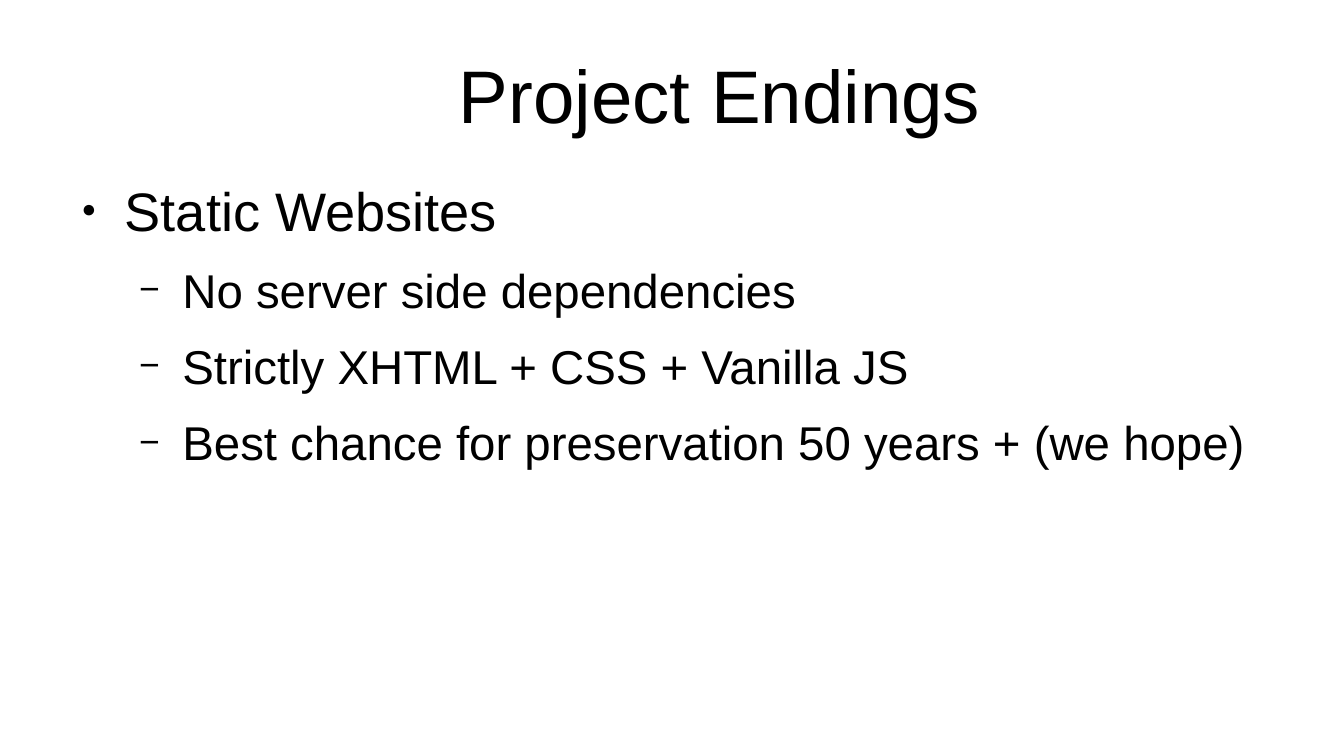
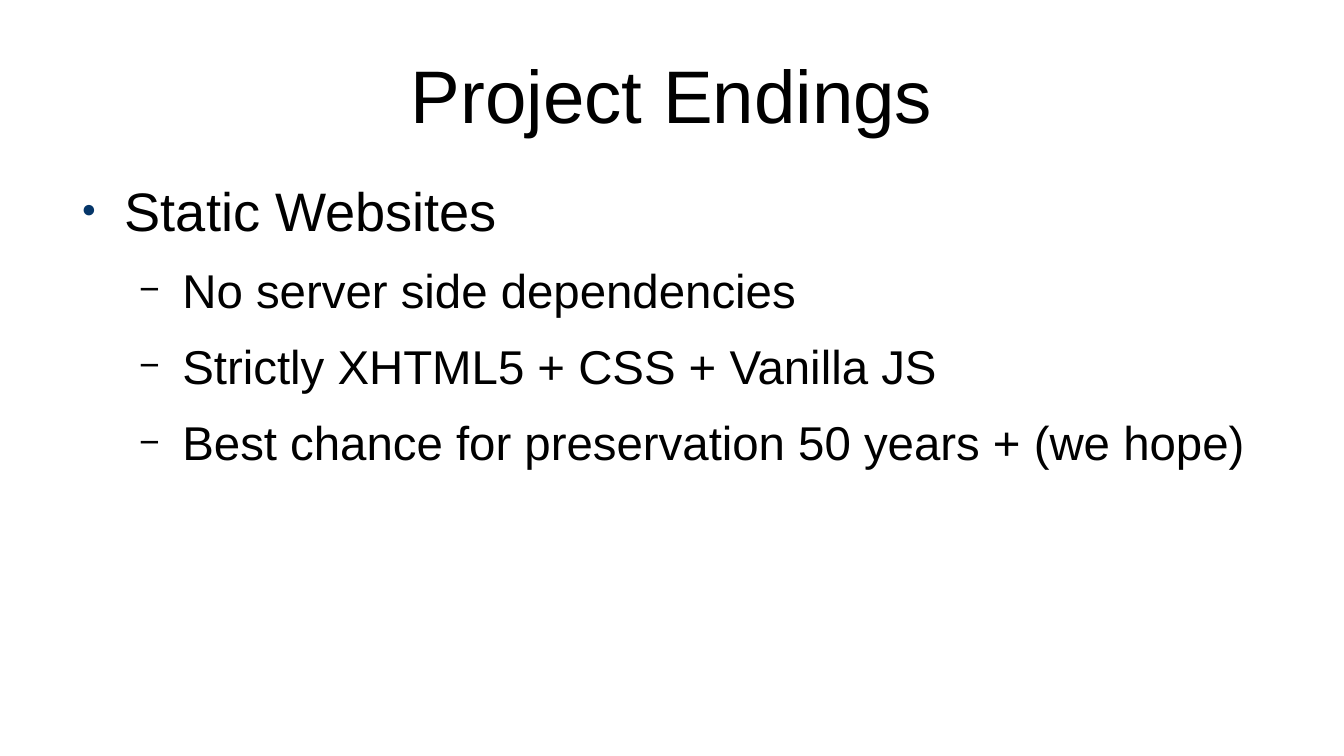
Before and after one commit to projectEndings/Endings, a slide deck: slide 3 of presentations/ubc2020/nineProjects.odp (slide 2 before the commit). Drawn at 1344x756 pixels with LibreOffice and Linux fonts; fonts in the diff are those of the drawing. Boxes give left, top, right and bottom in pixels: in the first picture for what was removed or moved away, otherwise in the second. Text is boxed around its words. In the diff, an @@ line names an element or a change of style, - is before the commit and + after.

```diff
--- a/presentations/ubc2020/nineProjects.odp
+++ b/presentations/ubc2020/nineProjects.odp
@@ title "Project Endings": place and size @@
-title "Project Endings" at (459, 69, 980, 137)
+title "Project Endings" at (411, 69, 932, 137)
@@ text at (182, 349, 936, 394): text changed @@
-  − Strictly XHTML + CSS + Vanilla JS
+  − Strictly XHTML5 + CSS + Vanilla JS
```
Also in this commit, not shown: 20 other slides changed, 6 slides added, 1 slide removed, 1 other file.
